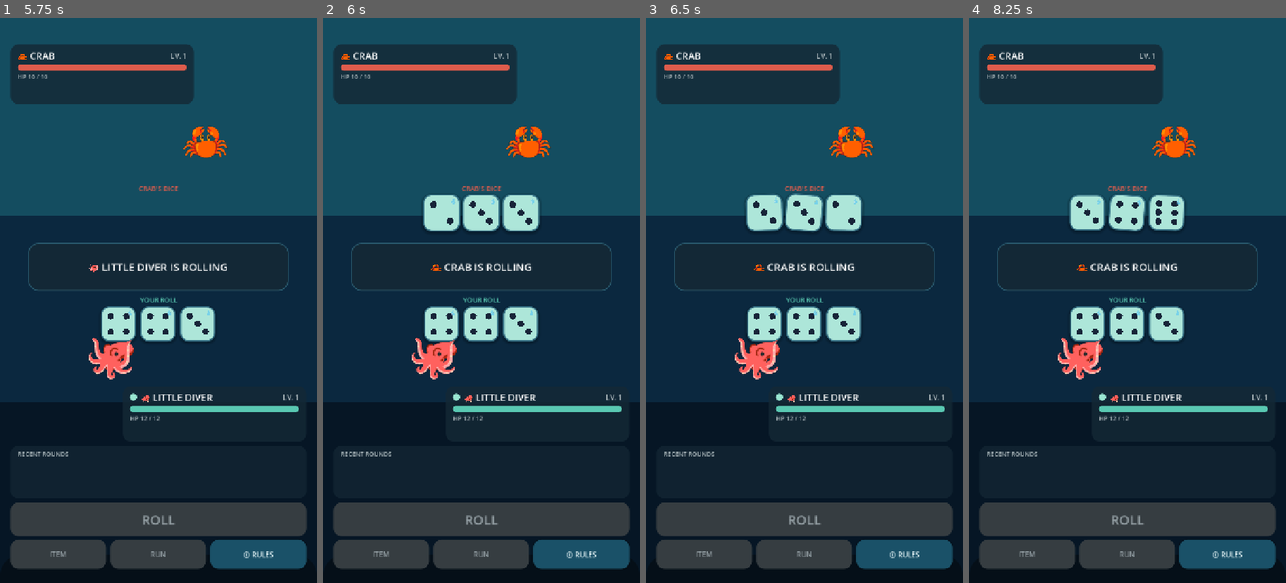
Above: before the commit, frames 1-4 (left to right).
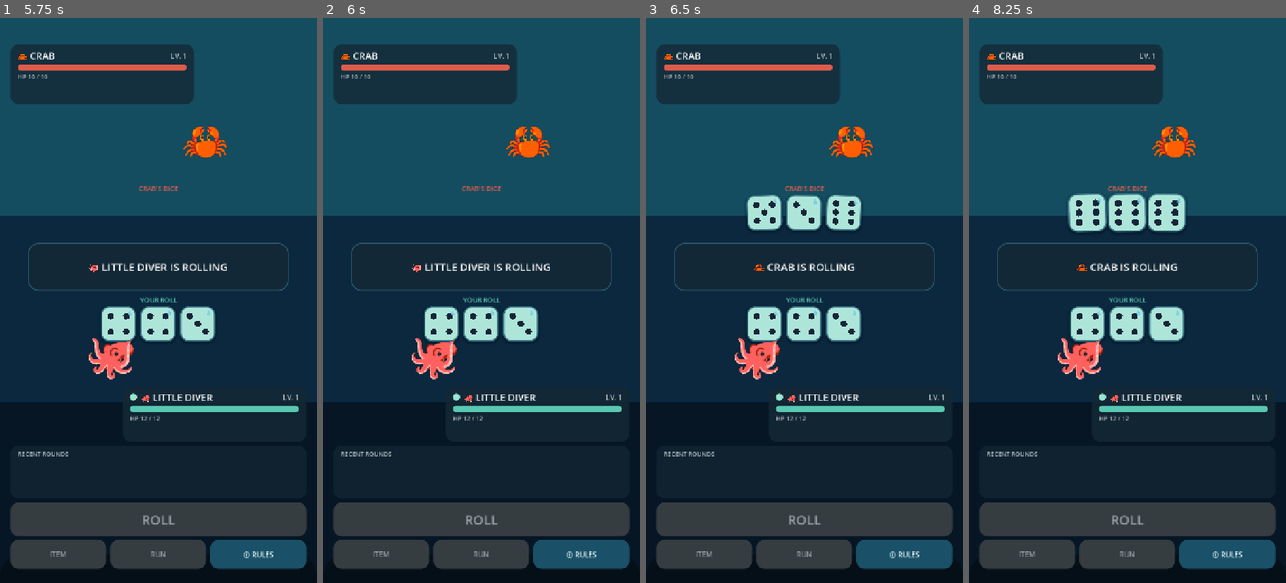
Above: after the commit, the same moments.

Repository: ShaferWebbConsulting/Sealow
Game: Godot game, scene res://tests/BattleSmoke.tscn
Same seed, same stepped clock (60 frames per second), same inputs: the game is played once before the commit and once after it. This scene is started directly instead of the project's main scene.
Inputs:
- Up to frame 1 (5.75 s): click "ⓘ RULES" at 0.5 s; click "ⓘ RULES" at 1.25 s; click "ⓘ RULES" at 2 s; tap Enter at 2.75 s; click "← BACK" at 3.5 s
- Up to frame 2 (6 s): no input
- Up to frame 3 (6.5 s): no input
- Up to frame 4 (8.25 s): no input

Frame 1 is identical in both runs. In frame 2, 2.6% of the frame differs, in the area x 28-72%, y 31-45%; in frame 3, 0.6%; in frame 4, 0.9%.

Commit message:
happy with animation

Diff:
--- a/scripts/battle/battle_manager.gd
+++ b/scripts/battle/battle_manager.gd
@@ -508,7 +508,7 @@
 	if exiting_scene or not is_inside_tree():
 		return
 
-	await get_tree().create_timer(0.3).timeout
+	await get_tree().create_timer(0.5).timeout
 
 	if exiting_scene or not is_inside_tree():
 		return
@@ -534,7 +534,7 @@
 
 	update_ui()
 
-	await get_tree().create_timer(0.3).timeout
+	await get_tree().create_timer(.5).timeout
 
 	if exiting_scene or not is_inside_tree():
 		return
@@ -749,7 +749,7 @@
 	)
 
 	await get_tree().create_timer(
-		0.5
+		0.8
 	).timeout
 
 	if exiting_scene or not is_inside_tree():
@@ -812,7 +812,7 @@
 
 
 	await get_tree().create_timer(
-		0.7
+		5
 	).timeout
 
 	if exiting_scene or not is_inside_tree():
@@ -1041,7 +1041,7 @@
 
 	if entry["is_tie"]:
 		label.text = (
-			"R%d  🤝 TIE · Roll again"
+			"R%d: 🤝 TIE · Roll again"
 			% entry["round"]
 		)
 
@@ -1069,7 +1069,7 @@
 		)
 
 		label.text = (
-			"R%d  %s %s%s   %s -%d HP"
+			"R%d: %s won with %s%s   %s -%d HP"
 			% [
 				entry["round"],
 				winner_emoji,
--- a/scripts/battle/dice_rules.gd
+++ b/scripts/battle/dice_rules.gd
@@ -62,10 +62,10 @@
 	sorted_dice.sort()
 
 	if sorted_dice == [4, 5, 6]:
-		return DiceHand.new(HandType.TIDAL_ROLL, 7, sorted_dice, "TIDAL ROLL")
+		return DiceHand.new(HandType.TIDAL_ROLL, 7, sorted_dice, "TIDAL WAVE!")
 
 	if sorted_dice == [1, 2, 3]:
-		return DiceHand.new(HandType.WASHED_OUT, 0, sorted_dice, "WASHED OUT")
+		return DiceHand.new(HandType.WASHED_OUT, 0, sorted_dice, "WASHED OUT!")
 
 	if sorted_dice[0] == sorted_dice[1] and sorted_dice[1] == sorted_dice[2]:
 		var triple_value: int = sorted_dice[0]
@@ -139,7 +139,12 @@
 	if loser_hand.hand_type == HandType.WASHED_OUT:
 		return "WASHED OUT"
 	if winner_hand.hand_type == HandType.TRIPLE:
-		return "TRIPLES"
+		return "TRIPLES" # TODO add what you got here.
 	if winner_hand.hand_type == HandType.POINT:
-		return "POINT %d" % winner_hand.pair_value
+		return "TWO PAIR %d:%d beating %d:%d" % [
+			winner_hand.pair_value,
+			winner_hand.point_value,
+			loser_hand.pair_value,
+			loser_hand.point_value
+		]
 	return winner_hand.display_name
--- a/scripts/player/player_data.gd
+++ b/scripts/player/player_data.gd
@@ -28,6 +28,9 @@
 	"crab": {"emoji": "🦀", "display_name": "Little Crab"},
 	"shrimp": {"emoji": "🦐", "display_name": "Little Shrimp"},
 	"fish": {"emoji": "🐟", "display_name": "Little Fish"},
+	"SeaSnake": {"emoji": "🐍", "display_name": "Snake coming soon..."},
+	#TODO IMPLEMENT SNAKE
+
 }
 
 ## Ordered list of selectable creature keys (drives Character Select layout).
